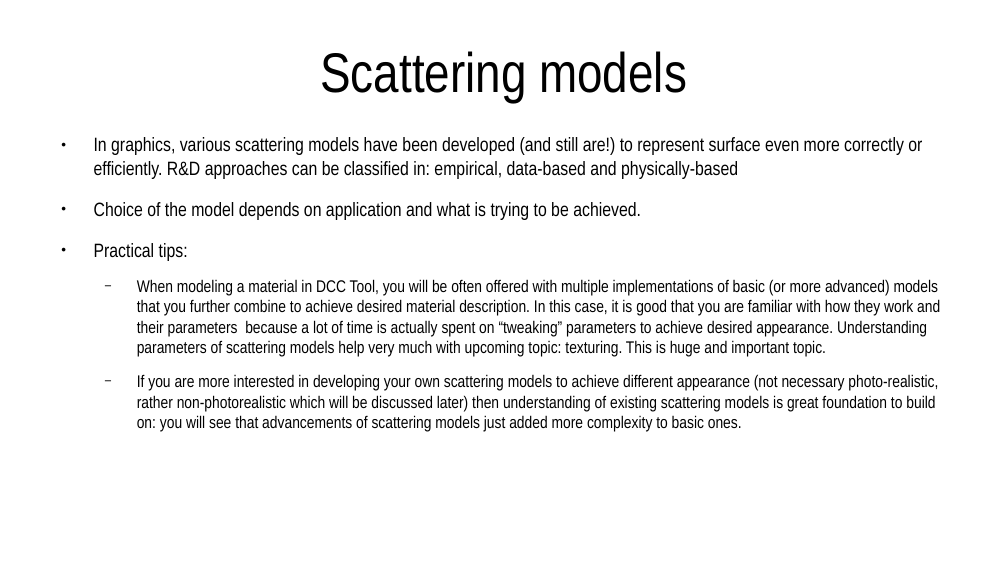
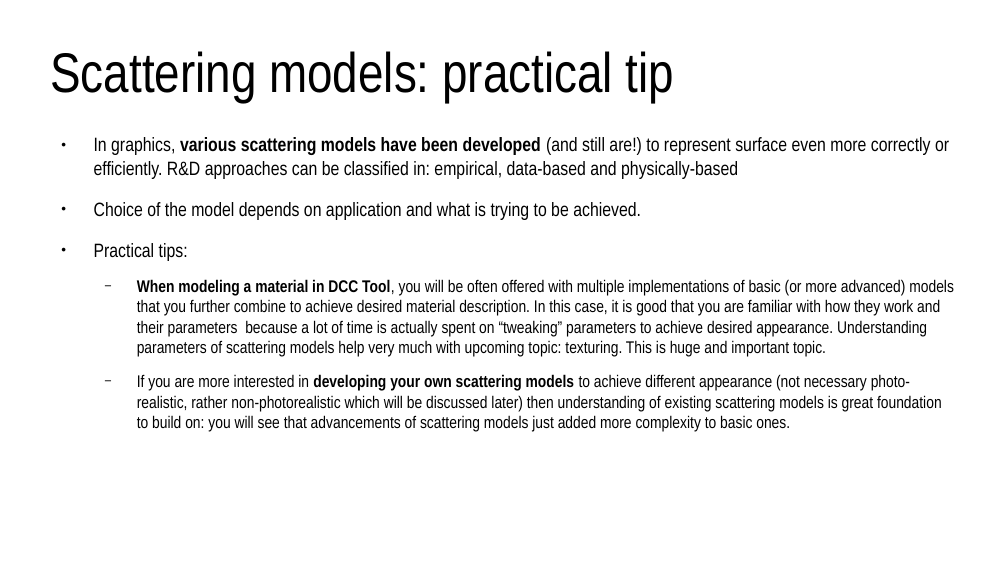
Before and after one commit to lorentzo/IntroductionToComputerGraphics, a slide deck: slide 26 of lectures/3_foundations_3d_scene/3_2_2_3D_models_material.odp (slide 20 before the commit). Drawn at 1008x567 pixels with LibreOffice and Linux fonts; fonts in the diff are those of the drawing. Boxes give left, top, right and bottom in pixels: in the first picture for what was removed or moved away, otherwise in the second. Text is boxed around its words. In the diff, an @@ line names an element or a change of style, - is before the commit and + after.

```diff
--- a/lectures/3_foundations_3d_scene/3_2_2_3D_models_material.odp
+++ b/lectures/3_foundations_3d_scene/3_2_2_3D_models_material.odp
@@ title at bbox=[50, 51, 674, 102]: text changed @@
-Scattering models
+Scattering models: practical tip
@@ text at bbox=[94, 137, 954, 432]: bold on in "various scattering models have been developed", "When modeling a material in DCC Tool,", "developing your own scattering models" @@
```
Also in this commit, not shown: 4 other slides changed, 8 slides added, 10 other files.
